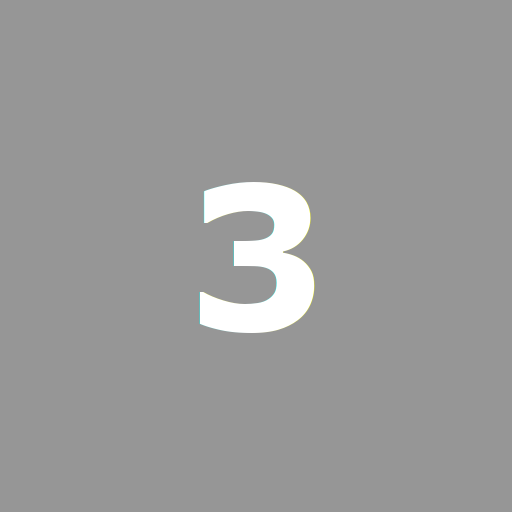
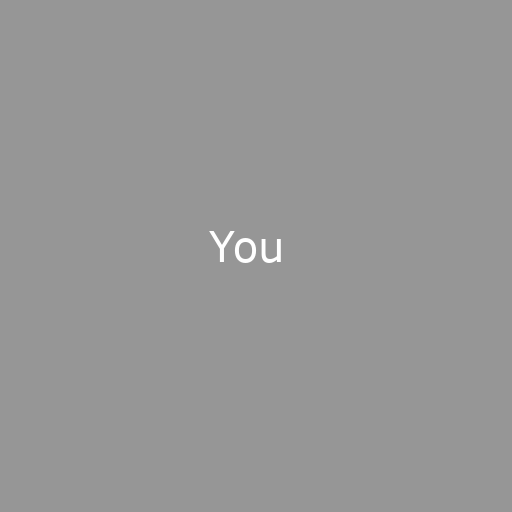
Two versions of the same layered image (512×512). Layer-by-layer changes:
added layer "You" above "Rock Paper Scissors" over (209, 231, 281, 263)
hid "3" over (199, 182, 315, 333)
